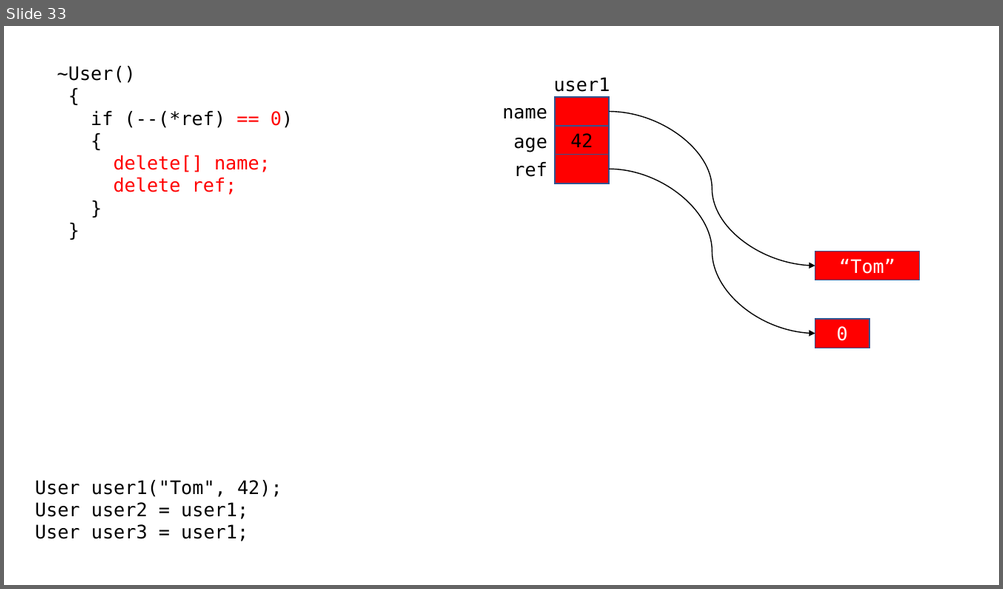
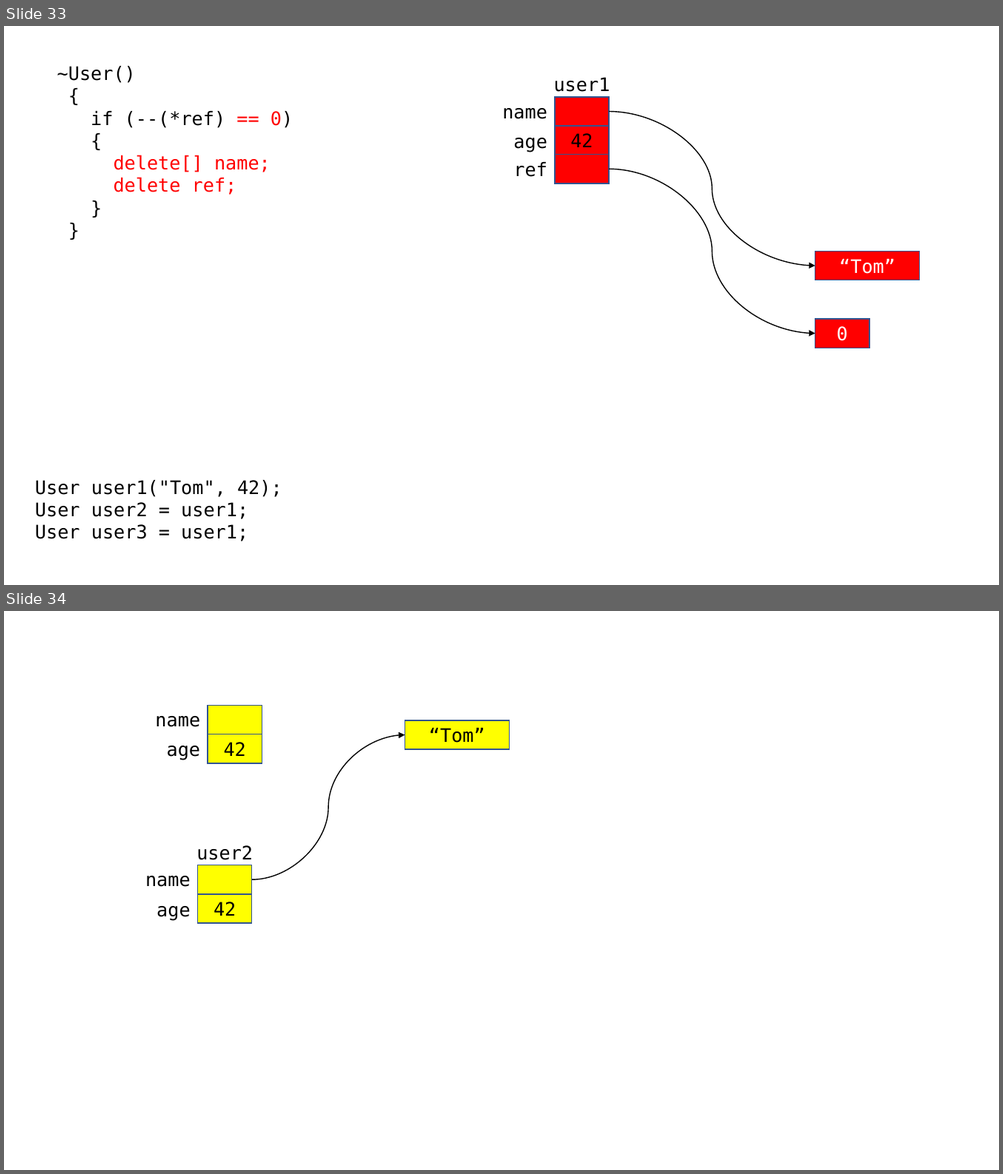
Before and after one commit to yoondev-classroom/cpp_221114, a slide deck: 221114.pptx. Shown one above the other, each under a label of ours: slide 33 before the commit, slides 33 and 34 after it. The pictures are 1003x589 and 1003x1174 pixels, drawn with LibreOffice and Linux fonts; fonts in the diff are those of the drawing. Boxes give left, top, right and bottom in pixels: in the first picture for what was removed or moved away, otherwise in the second. Text is boxed around its words. In the diff, an @@ line names an element or a change of style, - is before the commit and + after.

```diff
--- a/221114.pptx
+++ b/221114.pptx
@@ slide 34 added at (x1=4, y1=611, x2=999, y2=1170), background #FFFFFF @@
@@ text added at (x1=155, y1=716, x2=200, y2=727), 18 pt, text #000000 @@
+name
@@ rectangle added at (x1=208, y1=705, x2=262, y2=734), fill #FFFF00, outline #325491 1 pt @@
@@ rectangle added at (x1=404, y1=721, x2=509, y2=750), fill #FFFF00, outline #325491 1 pt, 18 pt, text #000000 @@
+“Tom”
@@ rectangle added at (x1=208, y1=734, x2=262, y2=763), fill #FFFF00, outline #325491 1 pt, 18 pt, text #000000 @@
+42
@@ curved arrow added from (252, 880) to (404, 735), #000000 1 pt @@
@@ text added at (x1=167, y1=746, x2=201, y2=760), 18 pt, text #000000 @@
+age
@@ text added at (x1=196, y1=846, x2=253, y2=860), 18 pt, text #000000 @@
+user2
@@ text added at (x1=145, y1=876, x2=190, y2=887), 18 pt, text #000000 @@
+name
@@ rectangle added at (x1=198, y1=866, x2=253, y2=894), fill #FFFF00, outline #325491 1 pt @@
@@ rectangle added at (x1=198, y1=894, x2=253, y2=923), fill #FFFF00, outline #325491 1 pt, 18 pt, text #000000 @@
+42
@@ text added at (x1=156, y1=906, x2=190, y2=921), 18 pt, text #000000 @@
+age
```
Also in this commit, not shown: 3 other files.
